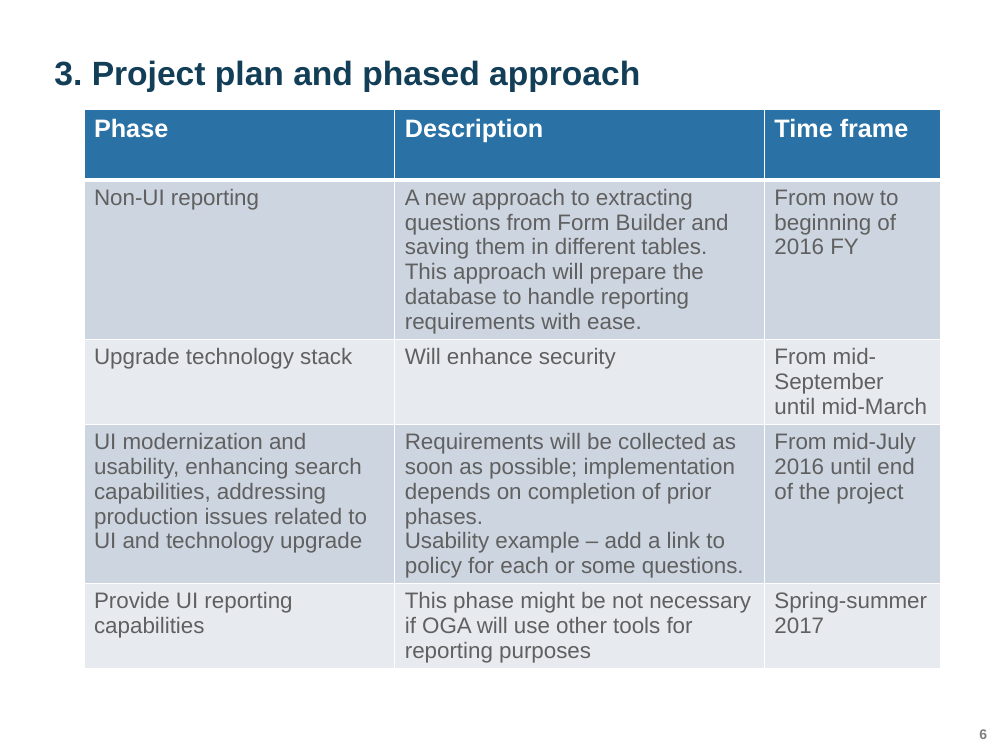
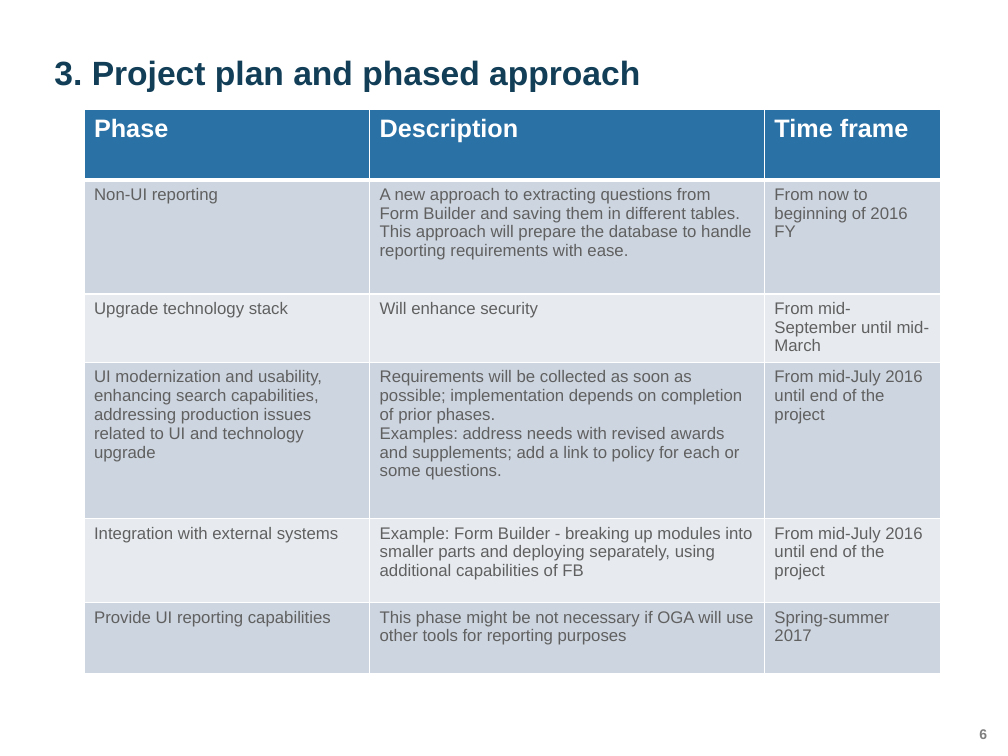
Before and after one commit to yaoh4/greensheets_classic, a slide deck: slide 6 of Requirements/Presentations/GreenSheets OGA presentation_version 1.pptx. Drawn at 1008x756 pixels with LibreOffice and Linux fonts; fonts in the diff are those of the drawing; background and template pictures are left out. Boxes give left, top, right and bottom in pixels: in the first picture for what was removed or moved away, otherwise in the second. Text is boxed around its words. In the diff, an @@ line names an element or a change of style, - is before the commit and + after.

Commit message:
added changes after meeting with OGA related to prod issues

```diff
--- a/Requirements/Presentations/GreenSheets OGA presentation_version 1.pptx
+++ b/Requirements/Presentations/GreenSheets OGA presentation_version 1.pptx
@@ table at <box>84,109,940,675</box> @@
-row 4: UI modernization and usability, enhancing search capabilities, addressing production issues related to UI and technology upgrade | Requirements will be collected as soon as possible; implementation depends on completion of prior phases. / Usability example – add a link to policy for each or some questions. | From mid-July 2016 until end of the project
+row 4: UI modernization and usability, enhancing search capabilities, addressing production issues related to UI and technology upgrade | Requirements will be collected as soon as possible; implementation depends on completion of prior phases. / Examples: address needs with revised awards and supplements; add a link to policy for each or some questions. | From mid-July 2016 until end of the project
+row 5: Integration with external systems | Example: Form Builder - breaking up modules into smaller parts and deploying separately, using additional capabilities of FB | From mid-July 2016 until end of the project
```
Also in this commit, not shown: 3 other slides changed.
